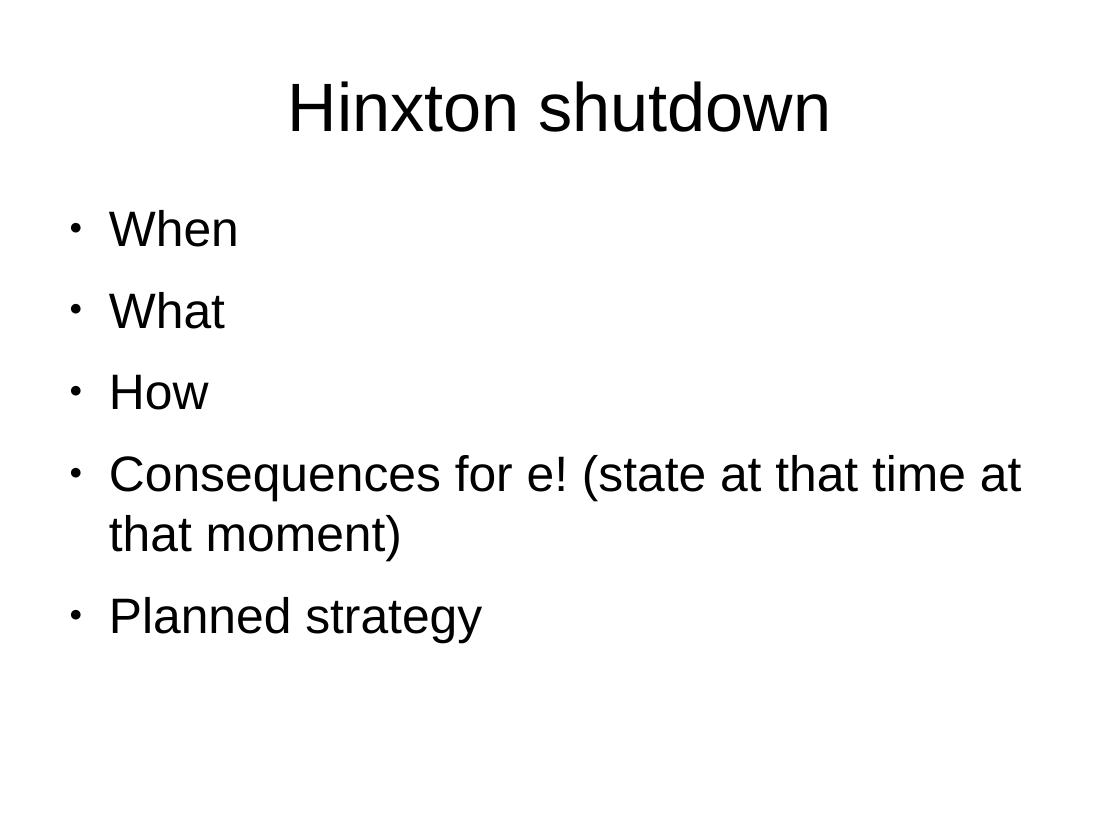
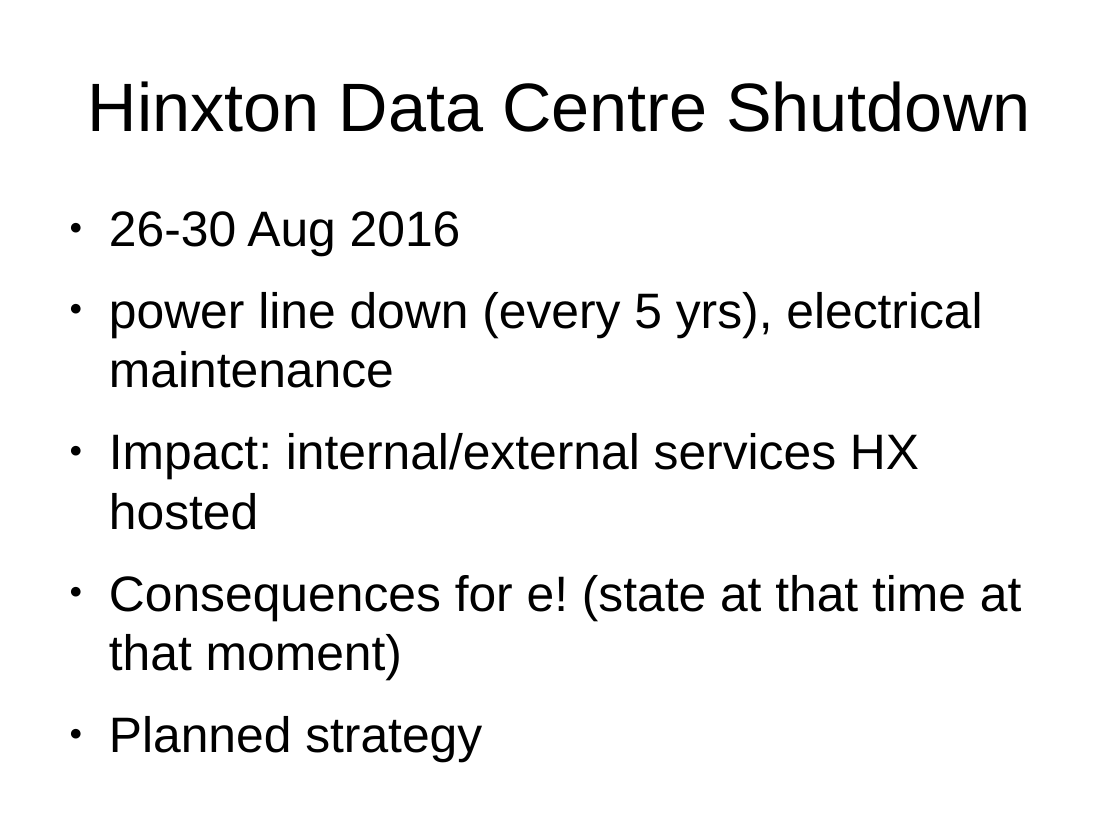
Before and after one commit to avullo/ensembl-migration-pm, a slide deck: slide 7 of data-review-10-16/talk.odp. Drawn at 1120x840 pixels with LibreOffice and Linux fonts; fonts in the diff are those of the drawing; background and template pictures are left out. Boxes give left, top, right and bottom in pixels: in the first picture for what was removed or moved away, otherwise in the second. Text is boxed around its words. In the diff, an @@ line names an element or a change of style, - is before the commit and + after.

Commit message:
Updates about shutdown.

```diff
--- a/data-review-10-16/talk.odp
+++ b/data-review-10-16/talk.odp
@@ title at [88,81,1030,132]: text changed @@
-Hinxton shutdown
+Hinxton Data Centre Shutdown
@@ text at [109,211,982,530]: text changed @@
-● When
-● What
-● How
+● 26-30 Aug 2016
+● power line down (every 5 yrs), electrical maintenance
+● Impact: internal/external services HX hosted
```
Also in this commit, not shown: 2 other slides changed, 1 slide added.
